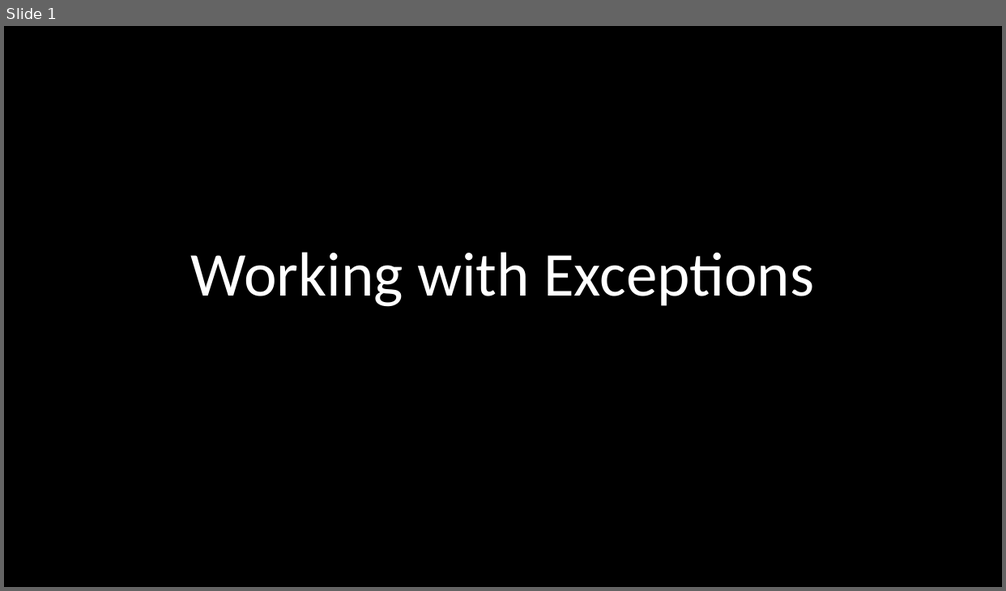
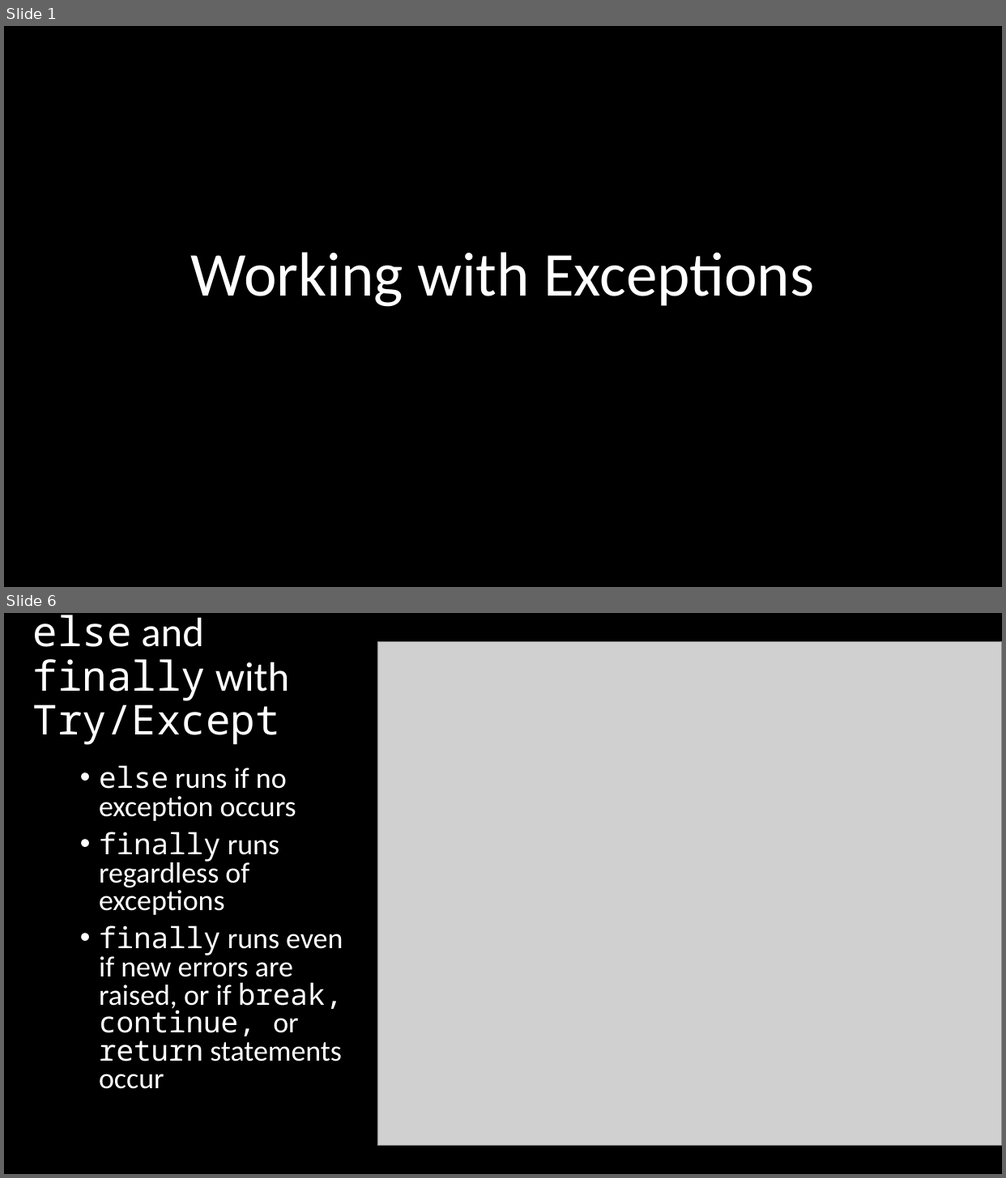
Before and after one commit to RobertKoehlmoos/intro-errors-exceptions, a slide deck: Exceptions_in_python.pptx. Shown one above the other, each under a label of ours: slide 1 before the commit, slides 1 and 6 after it; the slides between them are not shown. The pictures are 1006x591 and 1006x1178 pixels, drawn with LibreOffice and Linux fonts; fonts in the diff are those of the drawing; grey boxes stand for pictures. Boxes give left, top, right and bottom in pixels: in the first picture for what was removed or moved away, otherwise in the second. Text is boxed around its words. In the diff, an @@ line names an element or a change of style, - is before the commit and + after.

```diff
--- a/Exceptions_in_python.pptx
+++ b/Exceptions_in_python.pptx
@@ slide 6 added at [4,613,1002,1174], background #000000 @@
@@ title added at [33,615,290,745], 39.6 pt, text #FFFFFF @@
+else and finally with Try/Except
@@ picture added at [377,641,1002,1145] @@
@@ text added at [99,765,343,1089], 28 pt, text #FFFFFF @@
+• else runs if no exception occurs
+• finally runs regardless of exceptions
+• finally runs even if new errors are raised, or if break, continue, or return statements occur
```
Also in this commit, not shown: 7 other slides added, 3 other files.
